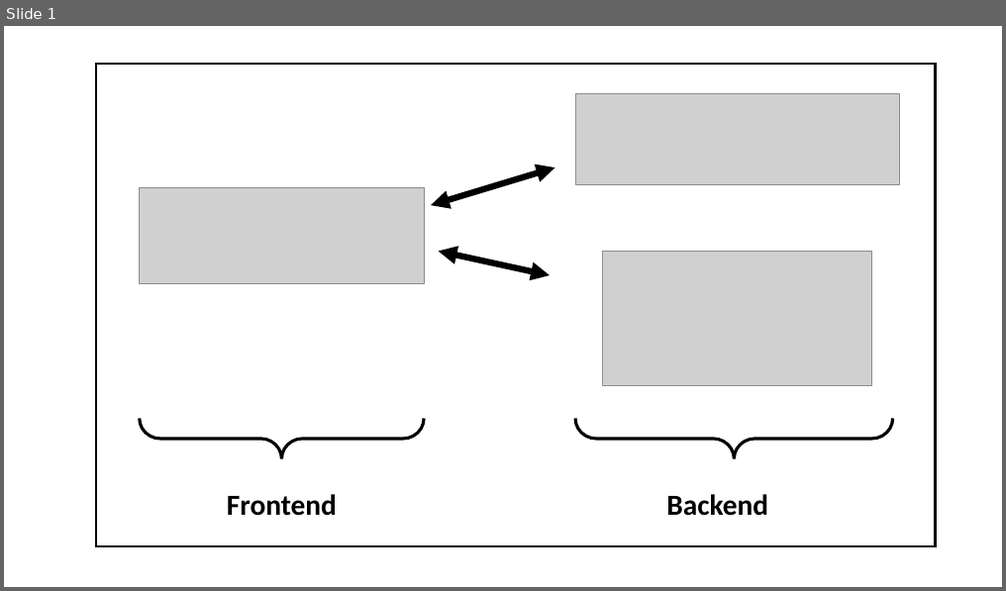
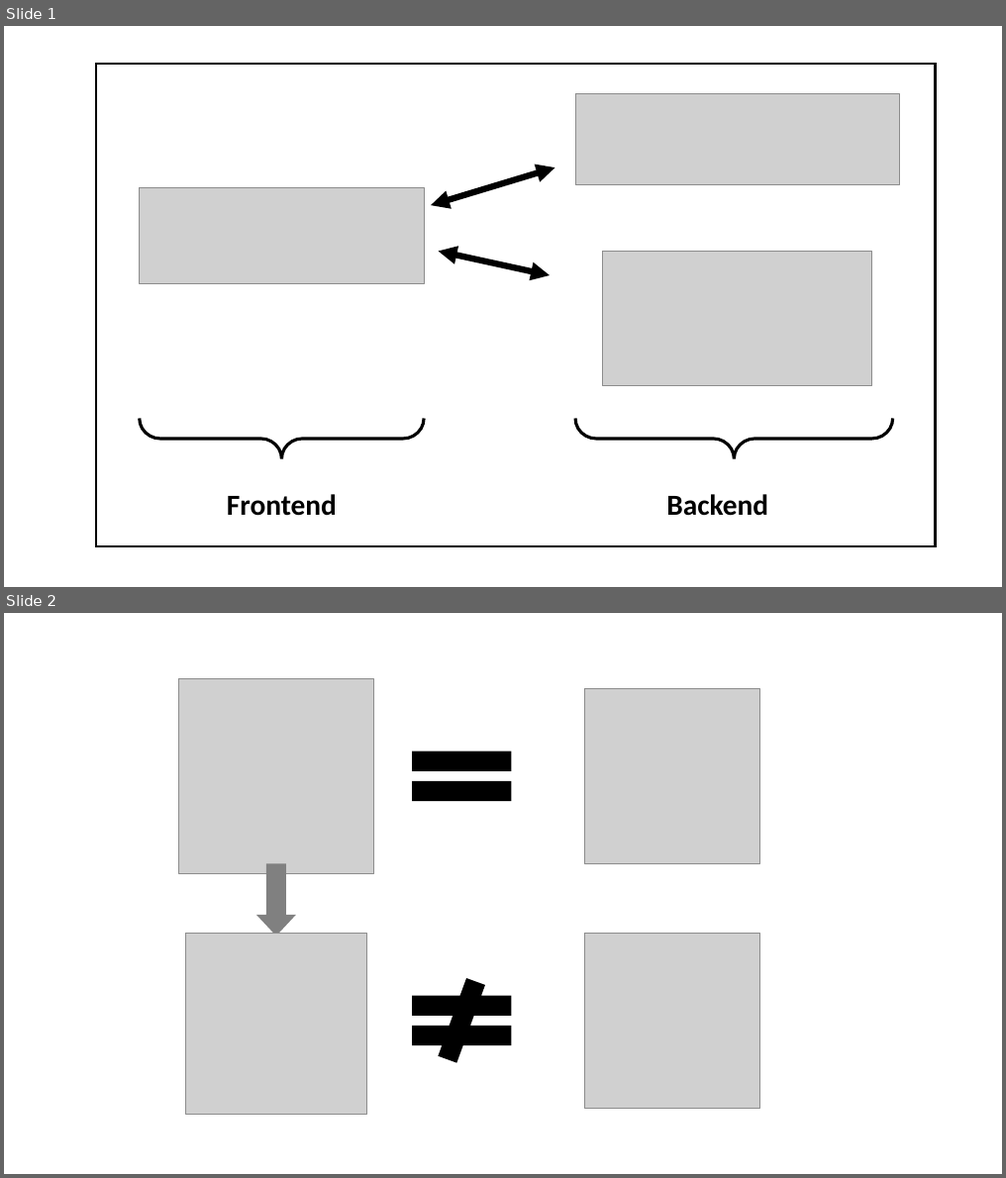
Before and after one commit to DHBW-Geogram/LATEX_Dokumentation, a slide deck: images/Bilder.pptx. Shown one above the other, each under a label of ours: slide 1 before the commit, slides 1 and 2 after it. The pictures are 1006x591 and 1006x1178 pixels, drawn with LibreOffice and Linux fonts; fonts in the diff are those of the drawing; grey boxes stand for pictures. Boxes give left, top, right and bottom in pixels: in the first picture for what was removed or moved away, otherwise in the second. Text is boxed around its words. In the diff, an @@ line names an element or a change of style, - is before the commit and + after.

```diff
--- a/images/Bilder.pptx
+++ b/images/Bilder.pptx
@@ slide 2 added at bbox=[4, 613, 1002, 1174], background #FFFFFF @@
@@ picture added at bbox=[178, 679, 374, 874] @@
@@ picture added at bbox=[584, 688, 759, 863] @@
@@ math equal added at bbox=[394, 734, 530, 818], fill #000000 @@
@@ right arrow added at bbox=[255, 864, 296, 936], fill #808080 @@
@@ picture added at bbox=[186, 934, 367, 1115] @@
@@ picture added at bbox=[584, 934, 759, 1109] @@
@@ math not equal added at bbox=[394, 978, 530, 1062], fill #000000 @@
```
Also in this commit, not shown: 17 other files.
